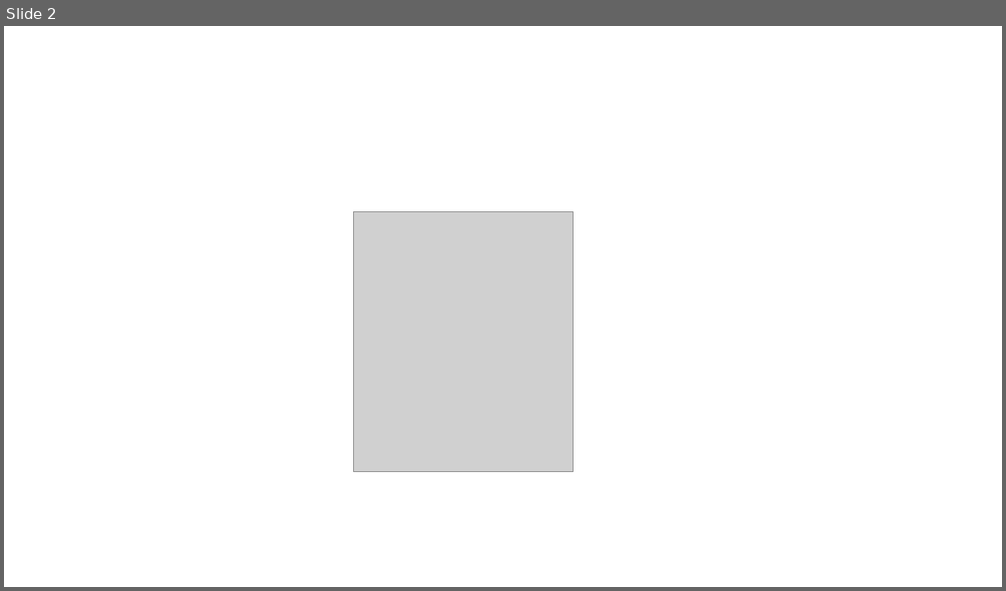
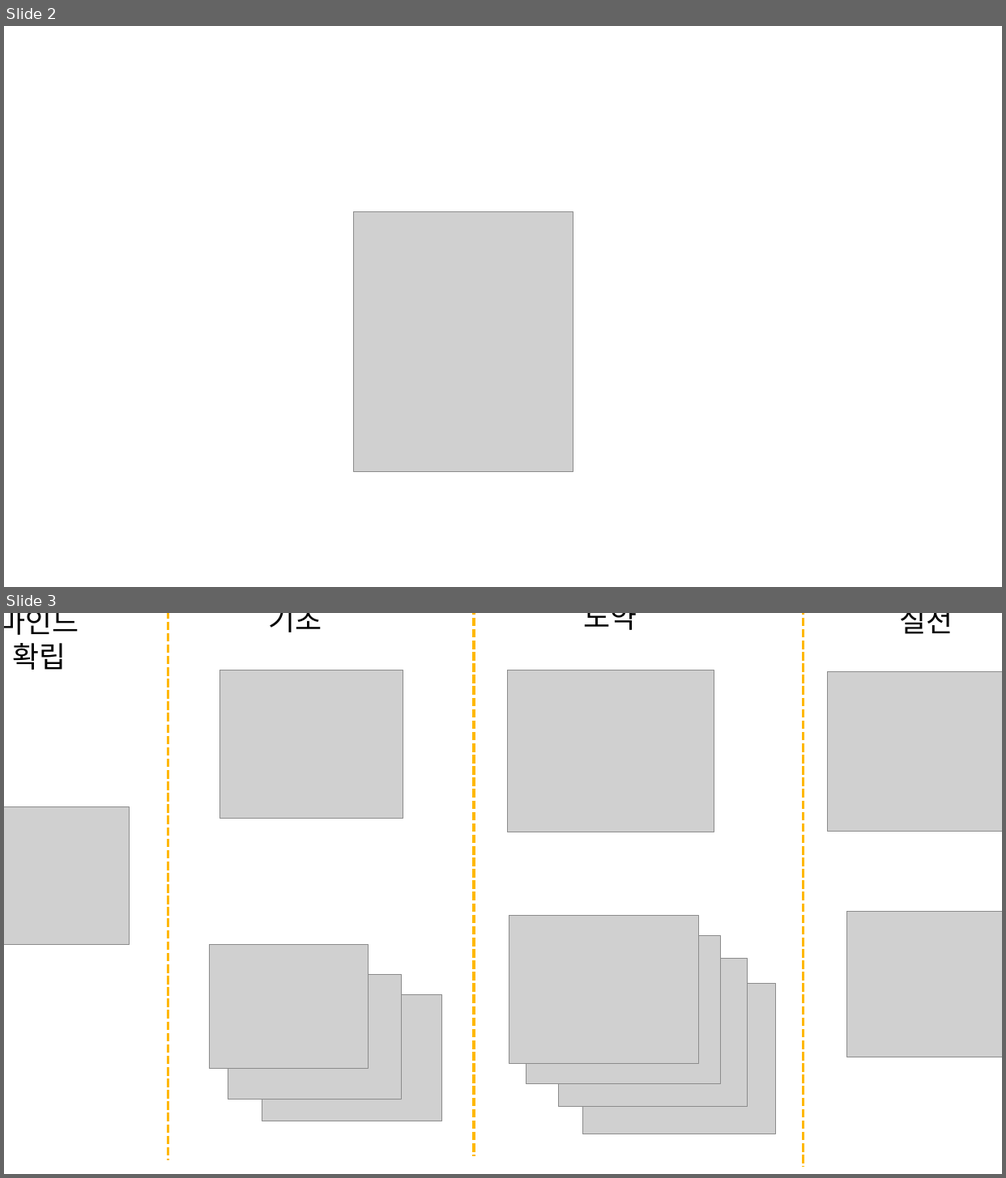
Before and after one commit to KoEonYack/Tistory-Coveant, a slide deck: Article/Note/코딩테스트_시작을위한_백준문제_추천/img/img.pptx. Shown one above the other, each under a label of ours: slide 2 before the commit, slides 2 and 3 after it. The pictures are 1006x591 and 1006x1178 pixels, drawn with LibreOffice and Linux fonts; fonts in the diff are those of the drawing; grey boxes stand for pictures. Boxes give left, top, right and bottom in pixels: in the first picture for what was removed or moved away, otherwise in the second. Text is boxed around its words. In the diff, an @@ line names an element or a change of style, - is before the commit and + after.

```diff
--- a/Article/Note/코딩테스트_시작을위한_백준문제_추천/img/img.pptx
+++ b/Article/Note/코딩테스트_시작을위한_백준문제_추천/img/img.pptx
@@ slide 3 added at [4, 613, 1002, 1174], background #FFFFFF @@
@@ rectangle added at [4, 613, 1002, 651], fill #FFFFFF @@
@@ rectangle added at [4, 613, 21, 1174], fill #FFFFFF @@
@@ text added at [4, 613, 79, 670], 28 pt, text #000000 @@
+마인드 확립
@@ line added from (168, 613) to (168, 1161), #FFB800 2.75 pt dashed @@
@@ text added at [269, 613, 322, 632], 28 pt, text #000000 @@
+기초
@@ line added from (474, 613) to (474, 1157), #FFB800 2.75 pt dashed @@
@@ text added at [584, 613, 637, 630], 28 pt, text #000000 @@
+도약
@@ line added from (803, 613) to (803, 1168), #FFB800 2.75 pt dashed @@
@@ text added at [899, 613, 953, 634], 28 pt, text #000000 @@
+실전
@@ rectangle added at [985, 613, 1002, 1174], fill #FFFFFF @@
@@ picture added at [219, 670, 403, 819] @@
@@ picture added at [508, 670, 714, 833] @@
@@ picture added at [828, 671, 1002, 832] @@
@@ picture added at [4, 807, 129, 944] @@
@@ picture added at [509, 916, 699, 1063] @@
@@ picture added at [847, 912, 1002, 1057] @@
@@ picture added at [209, 944, 368, 1069] @@
@@ picture added at [526, 936, 720, 1084] @@
@@ picture added at [228, 974, 402, 1099] @@
@@ picture added at [558, 958, 748, 1107] @@
@@ picture added at [262, 995, 442, 1122] @@
@@ picture added at [583, 984, 776, 1135] @@
@@ rectangle added at [4, 1161, 1002, 1174], fill #FFFFFF @@
```
Also in this commit, not shown: 1 slide removed, 7 other files.
